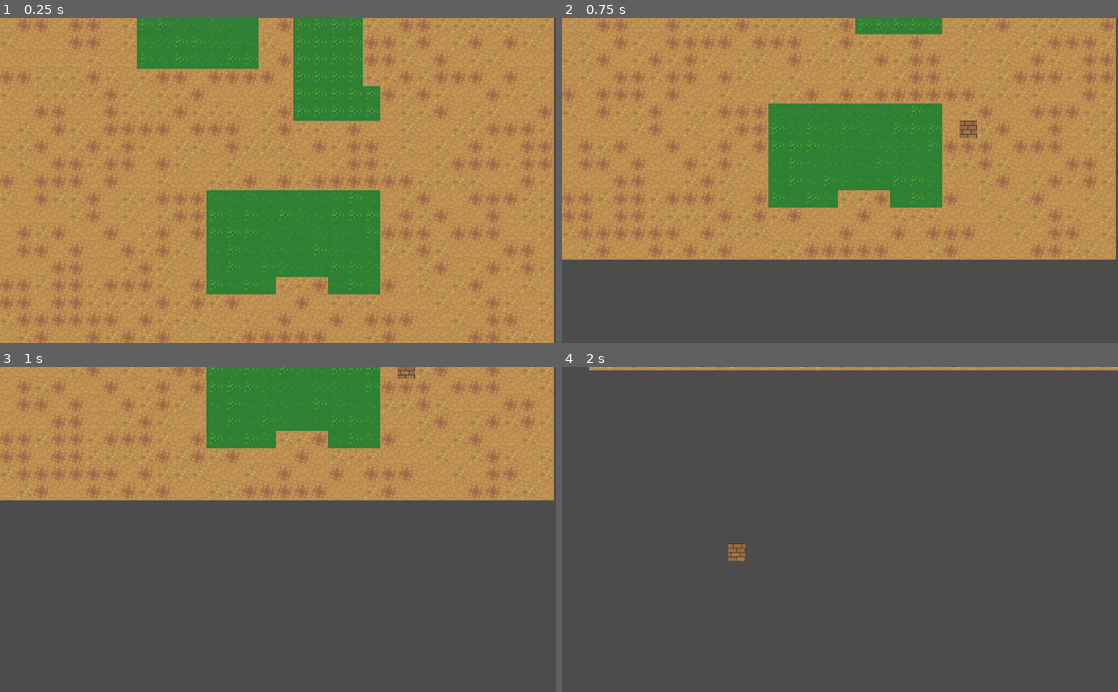
Above: before the commit, frames 1-4 (two rows, left to right).
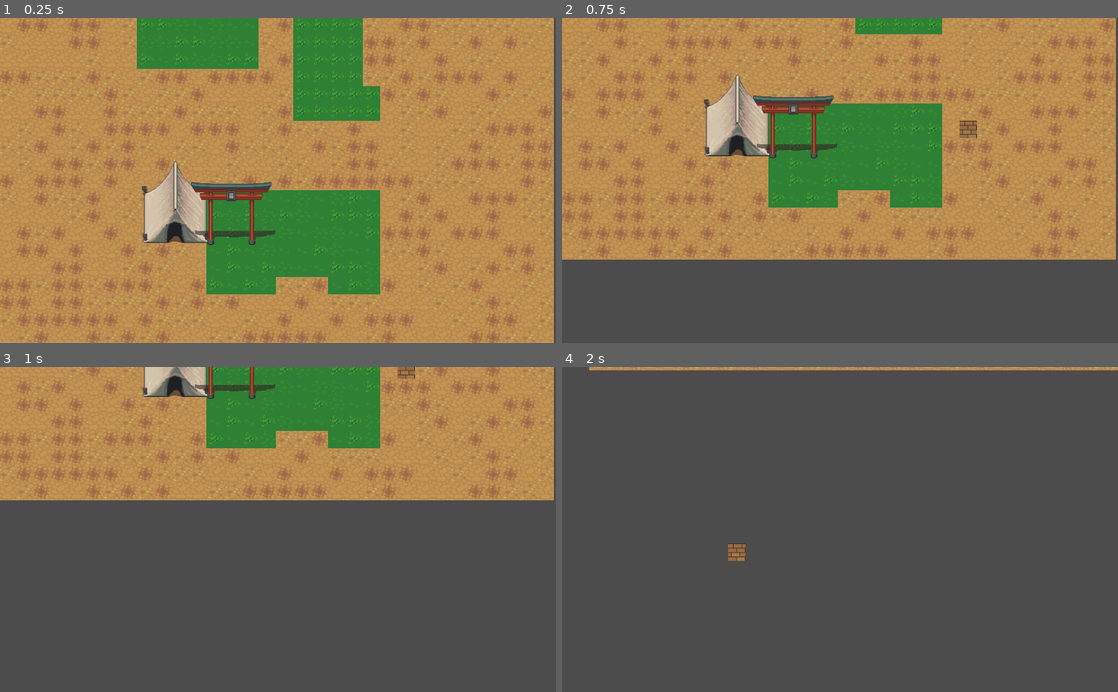
Above: after the commit, the same moments.

Repository: game-prototypes/open-city-prototype
Game: Godot game, scene res://Main.tscn
The game is run twice, just before and just after one commit, with the same random seed, the same clock (stepped at 60 frames per second) and the same inputs.
Inputs (mouse positions are in pixels of both pictures, inside the frame that each line leads up to):
- Up to frame 1 (0.25 s): no input
- Up to frame 2 (0.75 s): tap Enter at 0.5 s; move the mouse to (962, 164) at 0.52 s; hold S (camera_padding_down) from 0.53 s (still down); click (962, 164) at 0.67 s
- Up to frame 3 (1 s): keep holding S (camera_padding_down)
- Up to frame 4 (2 s): move the mouse to (728, 545) at 1.27 s; release S (camera_padding_down) at 1.28 s; tap Left (camera_padding_left) at 1.35 s; click (728, 545) at 1.42 s

The runs differ from the first frame. In frame 1, 3.2% of the frame differs, in the area x 25-50%, y 44-70%; in frame 2, 3.2%; in frame 3, 1.4%; in frame 4, nothing differs.

Commit message:
Some improvements in prototype script

Diff:
--- a/Components/Map/Map.gd
+++ b/Components/Map/Map.gd
@@ -12,6 +12,10 @@
 	assert(terrain.cell_size[0]==roads.cell_size[0], "Error, terrain tile size != roads tile size")
 	tile_size=terrain.cell_size[0]
 	print(roads.tile_set.get_tiles_ids(), roads.tile_set.tile_get_name(0))
+
+func can_build(tile) -> bool:
+	var road_id=roads.get_cell(tile.x, tile.y)
+	return road_id==-1
 
 
 func build(tile, build):
--- a/Components/Player/Player.gd
+++ b/Components/Player/Player.gd
@@ -11,4 +11,5 @@
 
 func _on_tile_selected(tile):
 	#map.build(tile, road)
-	map.build_road(tile, 0)
+	if map.can_build(tile):
+		map.build_road(tile, 0)
--- a/Main.tscn
+++ b/Main.tscn
@@ -1,9 +1,11 @@
-[gd_scene load_steps=5 format=2]
+[gd_scene load_steps=7 format=2]
 
 [ext_resource path="res://Components/Camera/MainCamera.tscn" type="PackedScene" id=1]
 [ext_resource path="res://Components/Player/Player.gd" type="Script" id=2]
 [ext_resource path="res://Components/Map/Map.tscn" type="PackedScene" id=3]
+[ext_resource path="res://Buildings/Tent.tscn" type="PackedScene" id=4]
 [ext_resource path="res://Buildings/Road.tscn" type="PackedScene" id=5]
+[ext_resource path="res://Buildings/Gate.tscn" type="PackedScene" id=6]
 
 [node name="Main" type="Node2D"]
 
@@ -15,4 +17,10 @@
 
 [node name="MainCamera" parent="." instance=ExtResource( 1 )]
 position = Vector2( 515.761, 302.186 )
+
+[node name="Tent" parent="." instance=ExtResource( 4 )]
+position = Vector2( 327, 342 )
+
+[node name="Gate" parent="." instance=ExtResource( 6 )]
+position = Vector2( 431, 369 )
 [connection signal="tile_selected" from="Map" to="Player" method="_on_tile_selected"]
